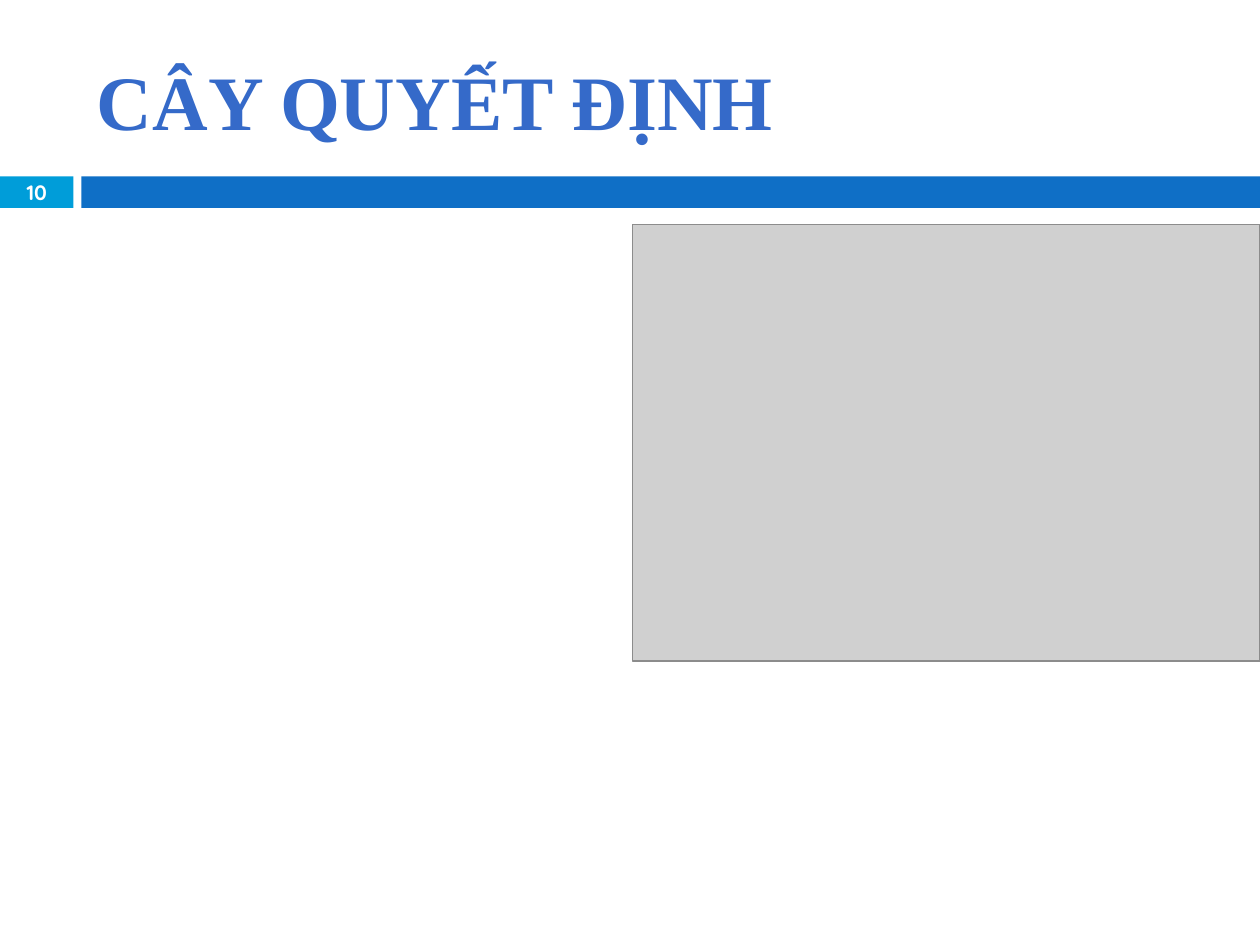
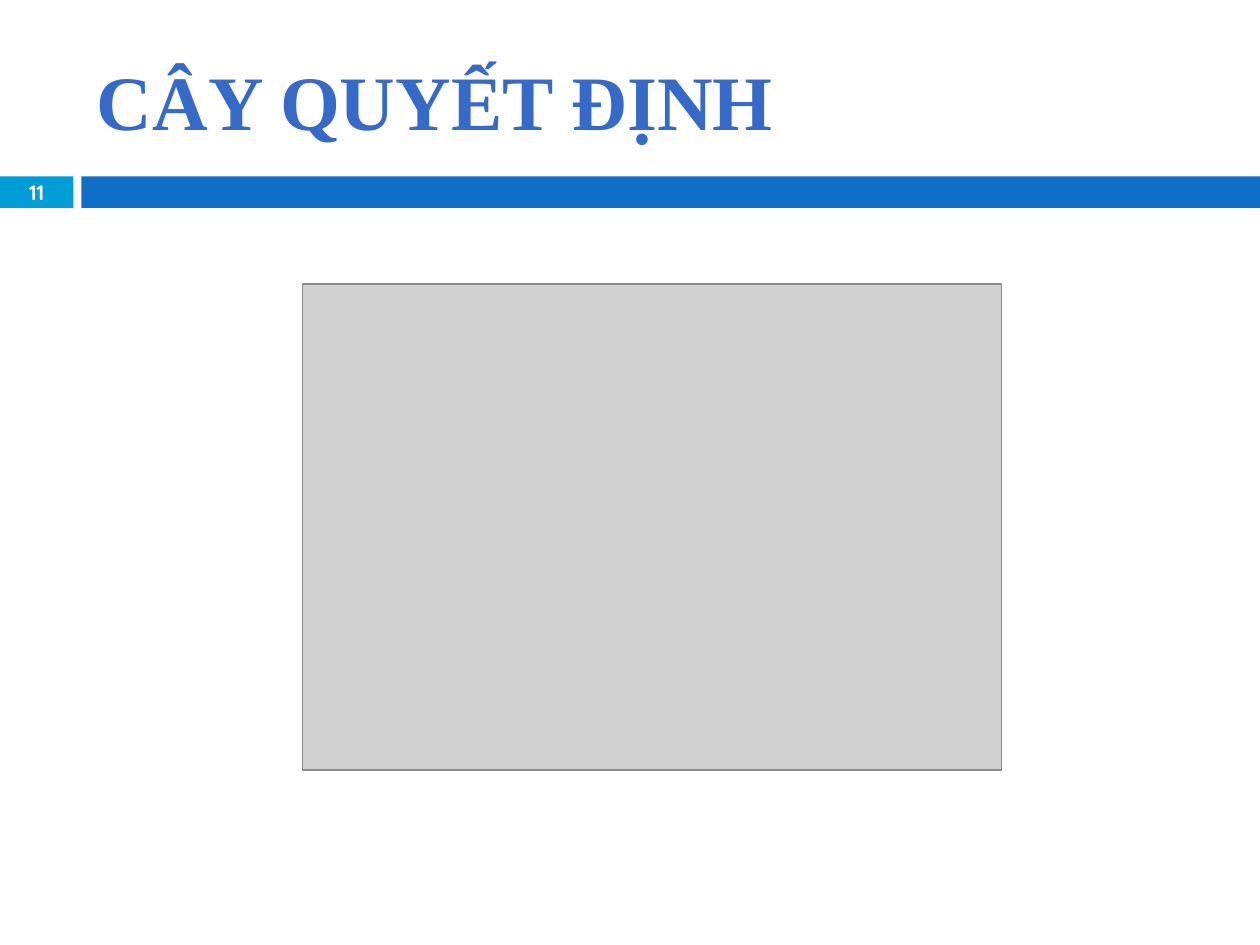
Before and after one commit to khanhduy94/jobzoom, a slide deck: slide 11 of Documents/JobZoom Presentation.pptx (slide 10 before the commit). Drawn at 1260x945 pixels with LibreOffice and Linux fonts; fonts in the diff are those of the drawing; grey boxes stand for pictures; background and template pictures are left out. Boxes give left, top, right and bottom in pixels: in the first picture for what was removed or moved away, otherwise in the second. Text is boxed around its words. In the diff, an @@ line names an element or a change of style, - is before the commit and + after.

```diff
--- a/Documents/JobZoom Presentation.pptx
+++ b/Documents/JobZoom Presentation.pptx
@@ page number at [29,185,44,200]: text changed @@
-10
+11
@@ picture: place and size @@
-picture at [633,224,1260,660]
+picture at [302,284,1002,770]
```
Also in this commit, not shown: 11 other slides changed, 3 slides added.
